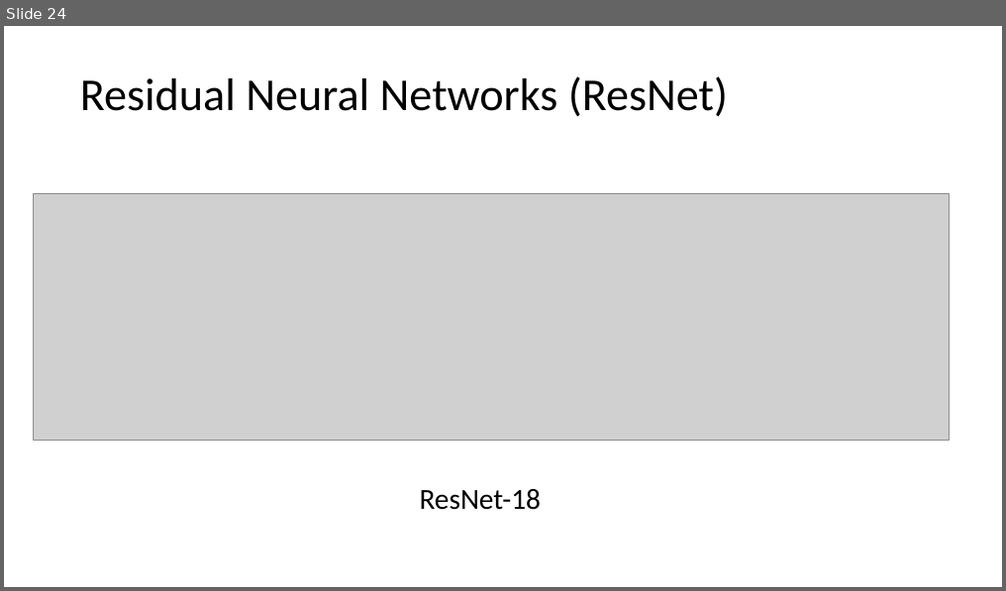
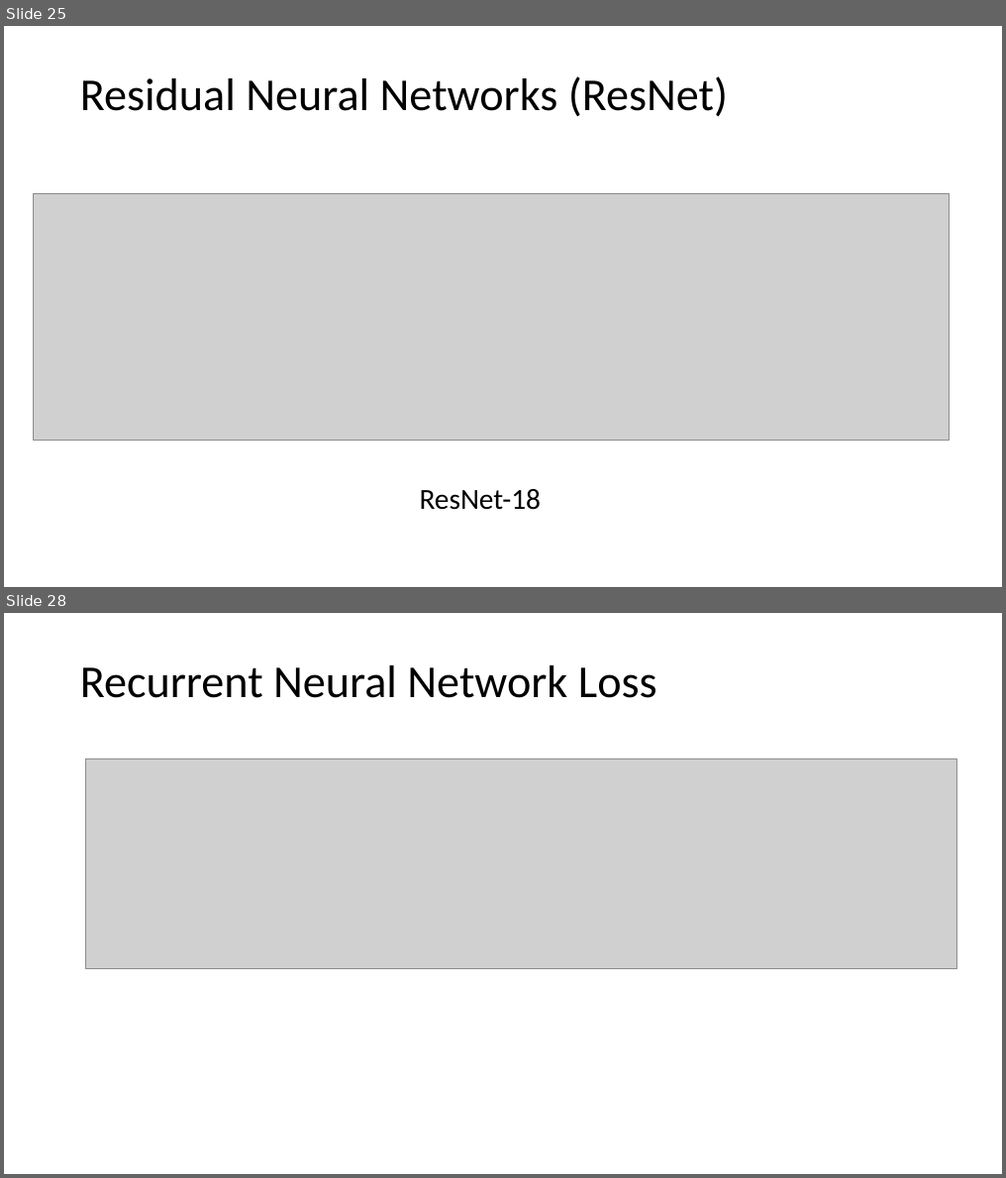
Before and after one commit to tianzheng4/tianzheng4.github.io, a slide deck: _umkc-teaching/slides/Lecture11.pptx. Shown one above the other, each under a label of ours: slide 24 before the commit, slides 25 and 28 after it; the slides between them are not shown. The pictures are 1006x591 and 1006x1178 pixels, drawn with LibreOffice and Linux fonts; fonts in the diff are those of the drawing; grey boxes stand for pictures. Boxes give left, top, right and bottom in pixels: in the first picture for what was removed or moved away, otherwise in the second. Text is boxed around its words. In the diff, an @@ line names an element or a change of style, - is before the commit and + after.

```diff
--- a/_umkc-teaching/slides/Lecture11.pptx
+++ b/_umkc-teaching/slides/Lecture11.pptx
@@ slide 28 added at [4, 613, 1002, 1174], background #FFFFFF @@
@@ title added at [80, 665, 657, 698], 44 pt, text #000000 @@
+Recurrent Neural Network Loss
@@ picture added at [85, 759, 956, 968] @@
@@ what was slide 24 is now slide 25 @@
```
Also in this commit, not shown: 6 other slides added, 1 slide removed, 6 other files.
